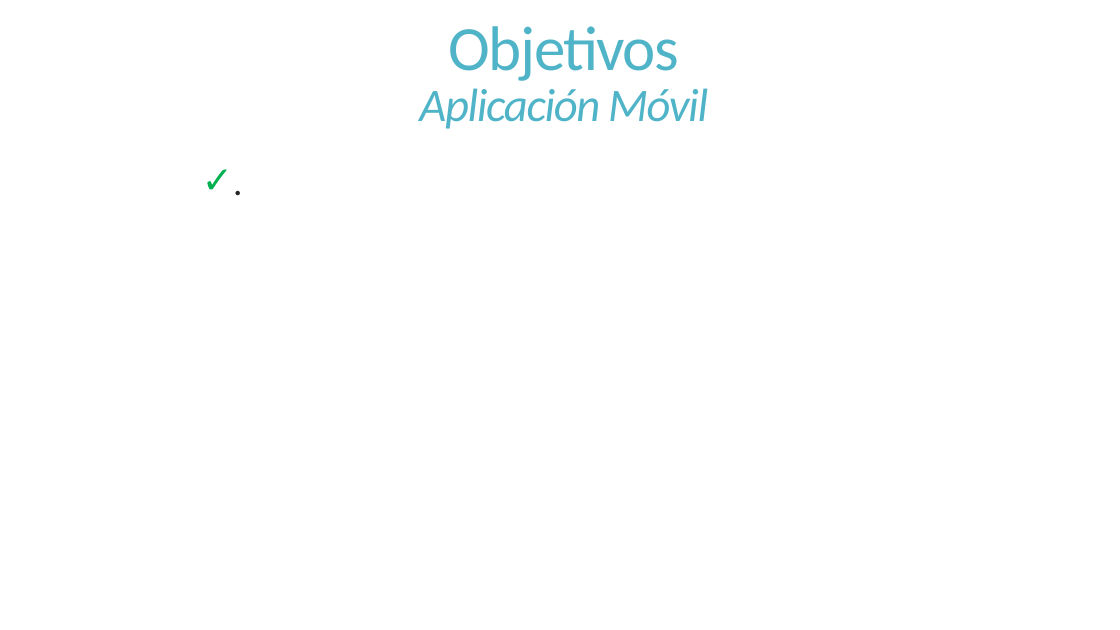
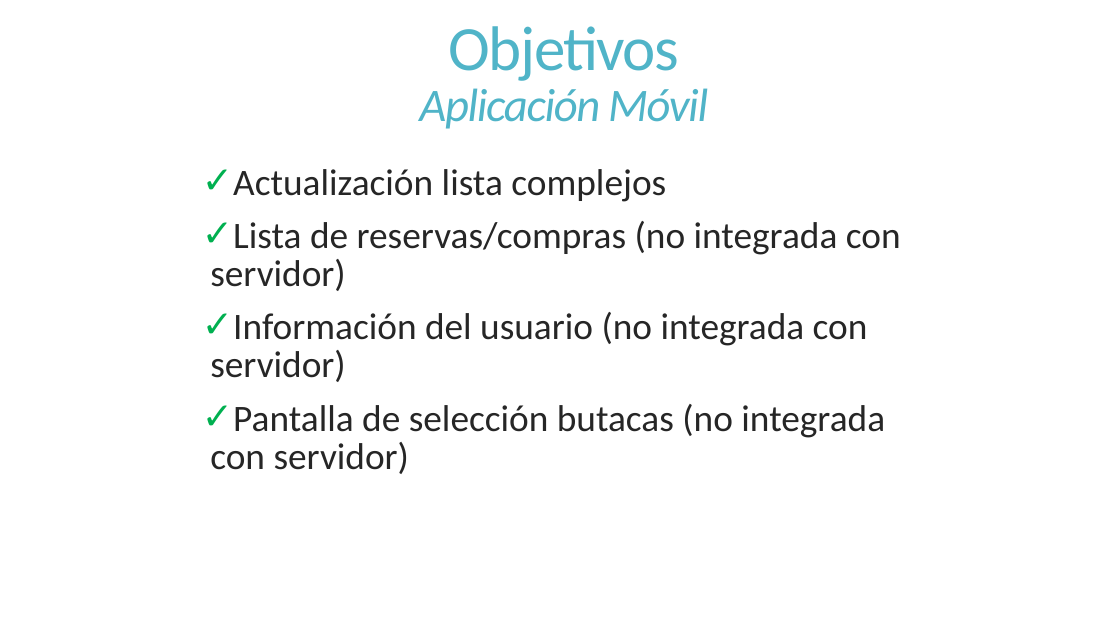
Before and after one commit to dschenkelman/a-malazan-wolvering, a slide deck: slide 2 of docs/Reuniones/Sprint 4/Informe de Avance/2013-10-28-InformedeAvance.pptx. Drawn at 1120x630 pixels with LibreOffice and Linux fonts; fonts in the diff are those of the drawing. Boxes give left, top, right and bottom in pixels: in the first picture for what was removed or moved away, otherwise in the second. Text is boxed around its words. In the diff, an @@ line names an element or a change of style, - is before the commit and + after.

```diff
--- a/docs/Reuniones/Sprint 4/Informe de Avance/2013-10-28-InformedeAvance.pptx
+++ b/docs/Reuniones/Sprint 4/Informe de Avance/2013-10-28-InformedeAvance.pptx
@@ text at (210, 169, 901, 474): text changed @@
-✓ .
+✓ Actualización lista complejos
+✓ Lista de reservas/compras (no integrada con servidor)
+✓ Información del usuario (no integrada con servidor)
+✓ Pantalla de selección butacas (no integrada con servidor)
```
Also in this commit, not shown: 1 other slide changed, 6 slides added, 2 slides removed, 2 other files.
